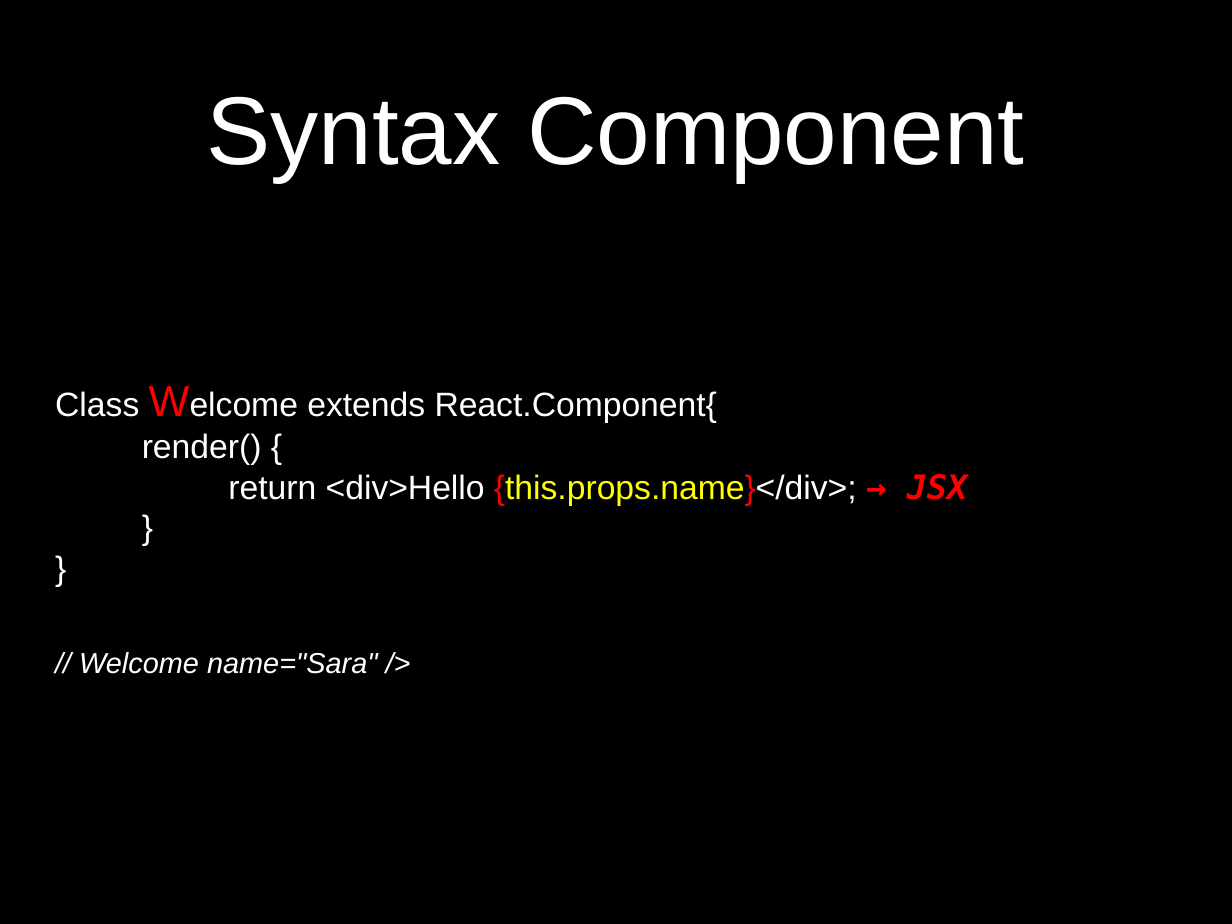
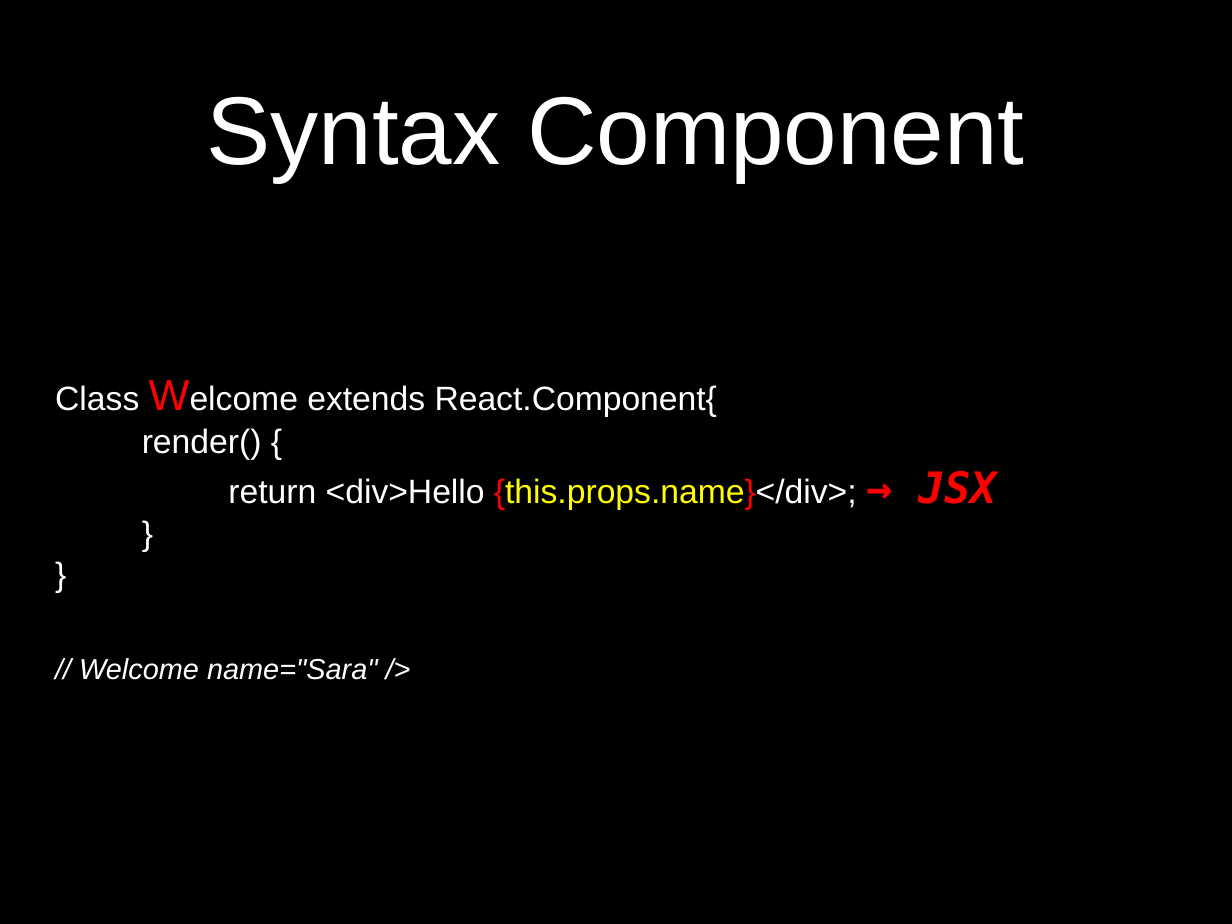
Before and after one commit to petereijgermans11/frontend-cursus, a slide deck: slide 5 of frontend-cursus/ 10 - React.pptx (slide 7 before the commit). Drawn at 1232x924 pixels with LibreOffice and Linux fonts; fonts in the diff are those of the drawing. Boxes give left, top, right and bottom in pixels: in the first picture for what was removed or moved away, otherwise in the second. Text is boxed around its words. In the diff, an @@ line names an element or a change of style, - is before the commit and + after.

```diff
--- a/frontend-cursus/ 10 - React.pptx
+++ b/frontend-cursus/ 10 - React.pptx
@@ text at (x1=228, y1=478, x2=857, y2=510): size 28 to 36 pt in "→ JSX" @@
```
Also in this commit, not shown: 2 other slides changed, 5 slides added, 9 slides removed, 10 other files.
